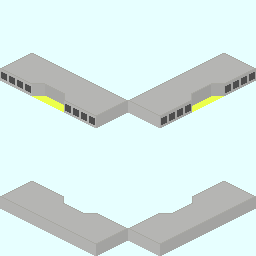
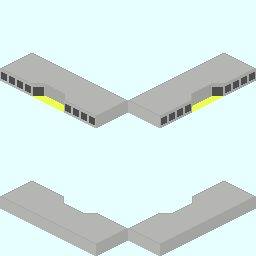
The second 256×256 image is a revision of the first. Changes to its layers:
painted on "Base_Plate_1x3.png" over [1, 78, 223, 125]
